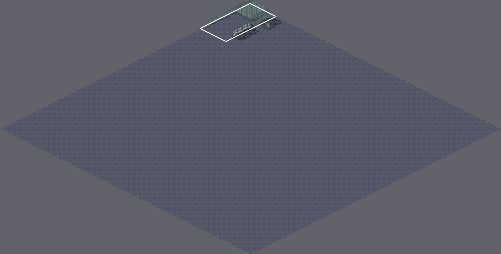
One commit to this Tiled map: maps/test/cubicles.tmx. The first picture is a wide view before the edit; the outline marks the close-up.
Close-up. Before the commit:
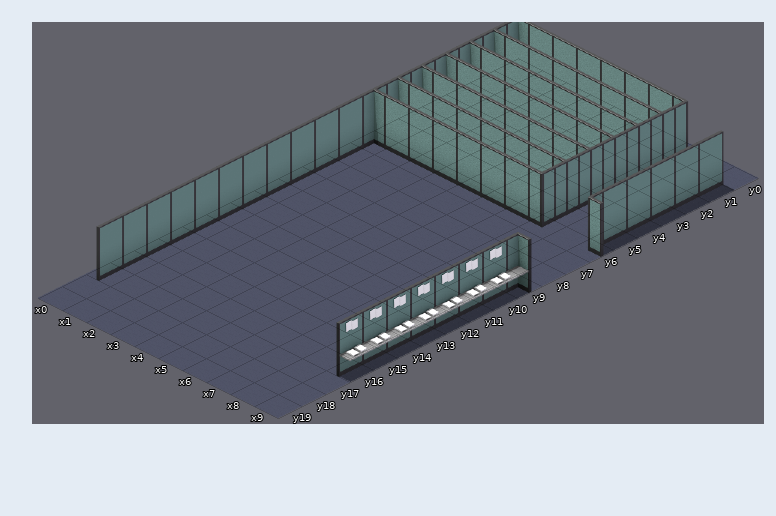
Cells are 64x32 px. Isometric: x runs down to the right, y down to the left. Shown: x 0..9, y 0..19.
And afterwards:
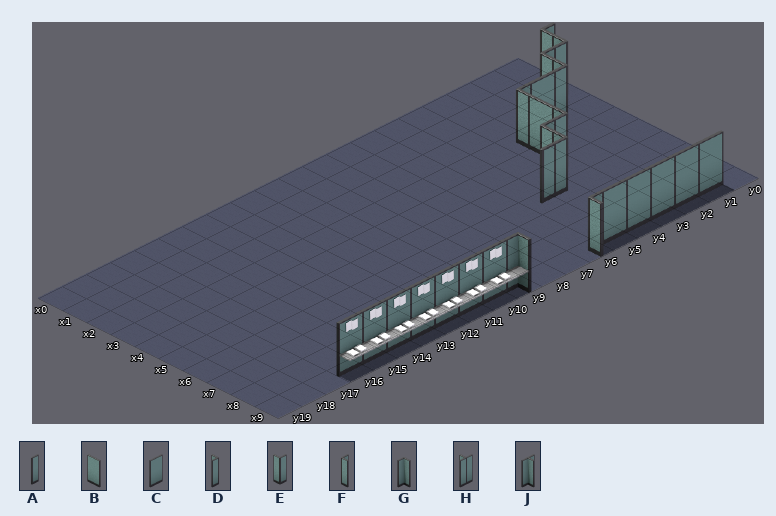
Key: from "cubicles": A 1, B 4, C 5, D 6, E 7, F 8, G 9, H 11, J 13.
_ is an empty cell.
Tiles replaced or removed in this view: B, C, D, E, G, H, J.
From the commit log: getTileSprite function.
From old to new:
Changed rows in their new state; . is an unchanged cell.
Layer "Walls":
first column x 0:
 0 _FD_____
 1 __FD____
 2 ___C____
 3 ___F.D__
 4 _____FD_
 5 ______A_
 6 ________
 7 _.......
 8 _.......
 9 _.......
10 _.......
11 _.......
12 _.......
13 _.......
14 _.......
15 _.......
16 _.......
17 _.......
